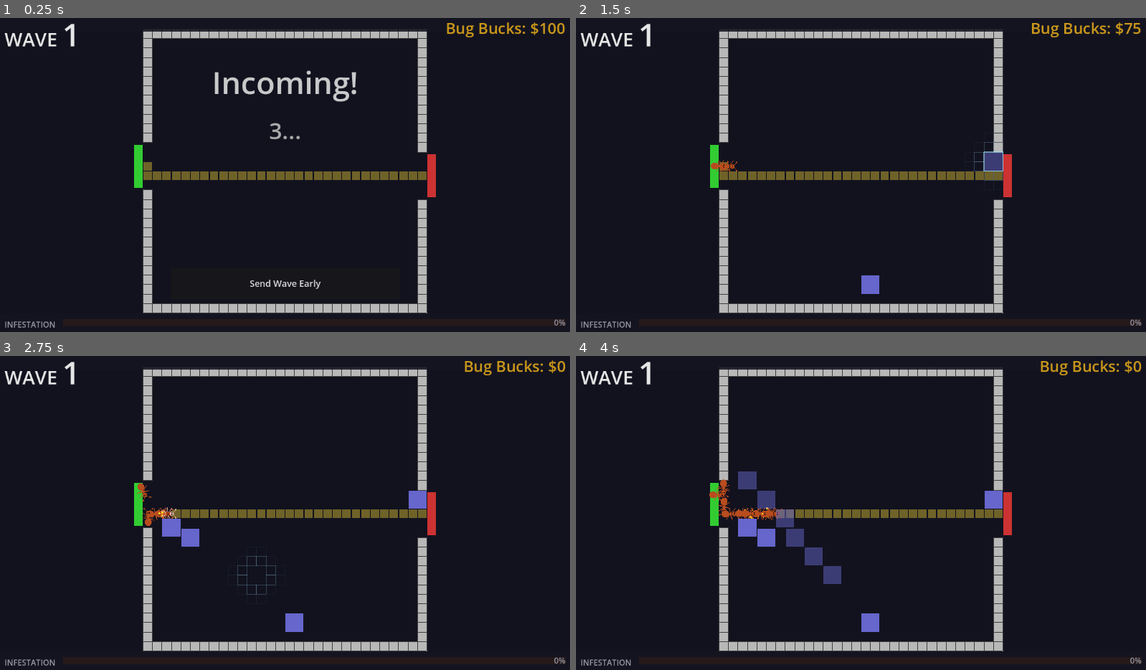
Above: before the commit, frames 1-4 (two rows, left to right).
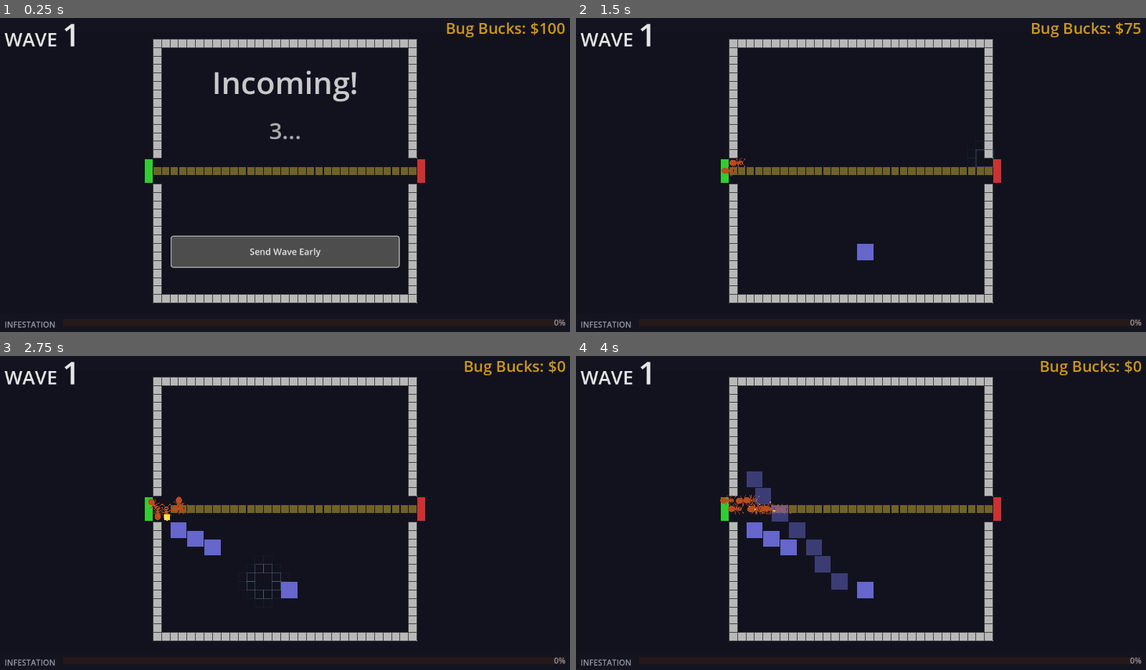
Above: after the commit, the same moments.

Repository: TimGoergen/critter-quitters
Game: Godot game, scene res://Main.tscn
Two runs of this game, one before a commit and one after it. Both use one fixed random seed, a clock stepped at 60 frames per second and the inputs below.
Inputs (mouse positions are in pixels of both pictures, inside the frame that each line leads up to):
- Up to frame 1 (0.25 s): no input
- Up to frame 2 (1.5 s): click "Send Wave Early" at 0.5 s; tap Enter at 1.25 s; move the mouse to (986, 156) at 1.27 s; click (986, 156) at 1.42 s
- Up to frame 3 (2.75 s): drag from (171, 525) to (256, 572) at 2.02 s
- Up to frame 4 (4 s): move the mouse to (918, 437) at 2.77 s; click (918, 437) at 2.92 s; drag from (832, 572) to (690, 459) at 3.52 s

The runs differ from the first frame. In frame 1, 17% of the frame differs, in the area x 23-77%, y 4-95%; in frame 2, 13%; in frame 3, 13%; in frame 4, 14%.

Commit message:
Pre-phase-3 aesthetic refinements: button styling, arena layout, camera fit
- Style Restart and Send Wave Early buttons: gray fill (~20% above panel bg),
  light gray border, hover/pressed states, rounded corners; both moved to
  vertical midpoint of the lower half of the screen (anchors 0.70–0.80)
- Resize arena from 30×30 to 31×31 so row 15 is the exact vertical centre
- Shrink entrance and exit gaps from 5 rows to 3 rows (rows 14–16), both
  aligned at the same row on opposite walls
- Dynamically fit the orthographic camera size to the viewport so the arena
  walls always clear the HUD strips at any window size

Co-Authored-By: Claude Sonnet 4.6 <noreply@anthropic.com>

Diff:
--- a/game/arena/Arena.gd
+++ b/game/arena/Arena.gd
@@ -38,6 +38,11 @@
 # Constants
 # ---------------------------------------------------------------------------
 
+# HUD strip heights in screen pixels — keep in sync with PANEL_H and
+# (BAR_H + MARGIN * 2) in HUD.gd so the camera size calculation stays accurate.
+const HUD_TOP_PX: float = 44.0
+const HUD_BOT_PX: float = 38.0
+
 # Phase 1 placeholder colours. These are replaced by ASCII billboards in Phase 3.
 const COLOR_ENTRANCE  := Color(0.20, 0.80, 0.20, 1.0)   # green
 const COLOR_EXIT      := Color(0.80, 0.20, 0.20, 1.0)   # red
@@ -116,34 +121,32 @@
 
 func _ready() -> void:
 	# Phase 1: entrance and exit are hardcoded for the prototype.
-	var entrance := Vector2i(0, 14)
-	var exit     := Vector2i(29, 15)
+	# Grid is 31×31 (odd) so row 15 is the exact vertical centre — both gaps
+	# land there, spanning rows 14–16 (3 rows each).
+	var entrance := Vector2i(0, 15)
+	var exit     := Vector2i(30, 15)
 
 	_spawn_cell   = Vector2i(entrance.x - 1, entrance.y)
 	_despawn_cell = Vector2i(exit.x + 1, exit.y)
 
-	# Five rows the enemy may enter from; gap is centred on the canonical row.
-	for i in range(5):
-		_entrance_rows.append(entrance.y - 2 + i)   # [12, 13, 14, 15, 16]
-
-	# Mark the centre entrance/exit cells first, then the four flanking cells.
+	# Three rows the enemy may enter from; gap is centred on the canonical row.
+	for i in range(3):
+		_entrance_rows.append(entrance.y - 1 + i)   # [14, 15, 16]
+
+	# Mark the centre entrance/exit cells first, then the one flanking cell on each side.
 	# Done before pathfinder.initialize() so cell_changed isn't connected yet
 	# and won't fire premature recalculations.
 	_grid.setup_run(entrance, exit)
-	_grid.set_cell(Vector2i(entrance.x, entrance.y - 2), Grid.CellState.ENTRANCE)
 	_grid.set_cell(Vector2i(entrance.x, entrance.y - 1), Grid.CellState.ENTRANCE)
 	_grid.set_cell(Vector2i(entrance.x, entrance.y + 1), Grid.CellState.ENTRANCE)
-	_grid.set_cell(Vector2i(entrance.x, entrance.y + 2), Grid.CellState.ENTRANCE)
-	_grid.set_cell(Vector2i(exit.x, exit.y - 2), Grid.CellState.EXIT)
 	_grid.set_cell(Vector2i(exit.x, exit.y - 1), Grid.CellState.EXIT)
 	_grid.set_cell(Vector2i(exit.x, exit.y + 1), Grid.CellState.EXIT)
-	_grid.set_cell(Vector2i(exit.x, exit.y + 2), Grid.CellState.EXIT)
 
 	# Mark all non-gap cells in the left and right border columns as WALL.
-	# The wall sits on the arena floor (columns 0 and 29); the gap rows are the
+	# The wall sits on the arena floor (columns 0 and 30); the gap rows are the
 	# only passable openings in those columns.
-	var ent_gap := [entrance.y - 2, entrance.y - 1, entrance.y, entrance.y + 1, entrance.y + 2]
-	var ex_gap  := [exit.y - 2, exit.y - 1, exit.y, exit.y + 1, exit.y + 2]
+	var ent_gap := [entrance.y - 1, entrance.y, entrance.y + 1]
+	var ex_gap  := [exit.y - 1, exit.y, exit.y + 1]
 	for row in range(Grid.GRID_SIZE):
 		if row not in ent_gap:
 			_grid.set_cell(Vector2i(entrance.x, row), Grid.CellState.WALL)
@@ -153,7 +156,7 @@
 	# Mark the top and bottom border rows (0 and GRID_SIZE-1) as WALL for all
 	# interior columns. Geometry placed outside the grid at z = ±15.5 consistently
 	# failed to render regardless of mesh type, so walls are placed on the outermost
-	# grid rows instead — symmetric with the left/right approach using columns 0/29.
+	# grid rows instead — symmetric with the left/right approach using columns 0/30.
 	# Columns 0 and GRID_SIZE-1 are already WALL from the column loop above.
 	for col in range(1, Grid.GRID_SIZE - 1):
 		_grid.set_cell(Vector2i(col, 0),                   Grid.CellState.WALL)
@@ -164,8 +167,8 @@
 	_pathfinder.path_updated.connect(_on_path_updated)
 
 	# Spawn one elongated marker covering all 3 rows for entrance and exit.
-	_spawn_zone_marker(_spawn_cell,   5, COLOR_ENTRANCE)
-	_spawn_zone_marker(_despawn_cell, 5, COLOR_EXIT)
+	_spawn_zone_marker(_spawn_cell,   3, COLOR_ENTRANCE)
+	_spawn_zone_marker(_despawn_cell, 3, COLOR_EXIT)
 
 	_setup_grid_highlight()
 	_init_path_marker_pool()
@@ -174,6 +177,12 @@
 	_pathfinder.recalculate()
 	add_child(HUD.new())
 	GameState.wave_skip_requested.connect(_on_wave_skip_requested)
+
+	# Size the camera to fit the arena inside the non-HUD portion of the screen,
+	# and re-fit whenever the window is resized.
+	_fit_camera_to_grid()
+	get_viewport().size_changed.connect(_fit_camera_to_grid)
+
 	_start_wave()
 
 
@@ -388,7 +397,7 @@
 	if open_ent.is_empty():
 		return false
 
-	var ex_rows := [GameState.exit_cell.y - 2, GameState.exit_cell.y - 1, GameState.exit_cell.y, GameState.exit_cell.y + 1, GameState.exit_cell.y + 2]
+	var ex_rows := [GameState.exit_cell.y - 1, GameState.exit_cell.y, GameState.exit_cell.y + 1]
 	var open_ex: Array[Vector2i] = []
 	for row in ex_rows:
 		var c := Vector2i(ex_x, row)
@@ -606,7 +615,7 @@
 	var exit_x := GameState.exit_cell.x
 	var exit_y := GameState.exit_cell.y
 	var shortest: Array[Vector2i] = []
-	for row in [exit_y - 2, exit_y - 1, exit_y, exit_y + 1, exit_y + 2]:
+	for row in [exit_y - 1, exit_y, exit_y + 1]:
 		var path := _pathfinder.find_path_from(start, Vector2i(exit_x, row))
 		if path.is_empty():
 			continue
@@ -670,8 +679,8 @@
 
 
 
-## Returns true when a cell is within the arena, defined as the 30x30 floor
-## plus the 1-cell-wide wall border surrounding it (x: -1..30, y: -1..30).
+## Returns true when a cell is within the arena, defined as the 31x31 floor
+## plus the 1-cell-wide wall border surrounding it (x: -1..31, y: -1..31).
 ## Cells beyond that boundary are outside the arena entirely.
 func _is_in_arena(cell: Vector2i) -> bool:
 	return cell.x >= -1 and cell.x <= Grid.GRID_SIZE \
@@ -790,9 +799,9 @@
 ## Draws the arena border as 1-cell-wide light gray slabs with dark gray cell
 ## border lines, giving a stone-block appearance.
 ##
-## All four walls sit on the outermost rows/columns of the 30×30 grid:
-##   Top/bottom — rows 0 and 29 (z = ±14.5)
-##   Left/right — columns 0 and 29 (x = ±14.5, with entrance/exit gaps)
+## All four walls sit on the outermost rows/columns of the 31×31 grid:
+##   Top/bottom — rows 0 and 30 (z = ±15.0)
+##   Left/right — columns 0 and 30 (x = ±15.0, with entrance/exit gaps)
 ##
 ## Placing geometry outside the grid boundary (z = ±15.5) consistently failed
 ## to render regardless of mesh type across multiple attempts. Using the
@@ -801,25 +810,25 @@
 	var half := (Grid.GRID_SIZE * Grid.CELL_SIZE) / 2.0
 	var cs   := Grid.CELL_SIZE
 
-	var ent_top := (GameState.entrance_cell.y - 2) * cs - half
-	var ent_bot := (GameState.entrance_cell.y + 3) * cs - half
-	var ex_top  := (GameState.exit_cell.y - 2) * cs - half
-	var ex_bot  := (GameState.exit_cell.y  + 3) * cs - half
+	var ent_top := (GameState.entrance_cell.y - 1) * cs - half
+	var ent_bot := (GameState.entrance_cell.y + 2) * cs - half
+	var ex_top  := (GameState.exit_cell.y - 1) * cs - half
+	var ex_bot  := (GameState.exit_cell.y  + 2) * cs - half
 
 	# --- Fill slabs ---
-	# Top row (row 0) and bottom row (row 29) — full grid width
+	# Top row (row 0) and bottom row (row 30) — full grid width
 	var grid_w := Grid.GRID_SIZE * cs
 	_spawn_wall_slab(Vector3(0.0, 0.0, -half + cs * 0.5), Vector2(grid_w, cs))
 	_spawn_wall_slab(Vector3(0.0, 0.0,  half - cs * 0.5), Vector2(grid_w, cs))
 
 	# Left column (column 0) above and below the entrance gap.
-	# Heights exclude rows 0 and 29, which belong exclusively to the top/bottom slabs.
+	# Heights exclude rows 0 and 30, which belong exclusively to the top/bottom slabs.
 	var lup  := ent_top - (-half + cs)
 	var lbot := (half - cs) - ent_bot
 	if lup  > 0.0: _spawn_wall_slab(Vector3(-half + cs * 0.5, 0.0, (-half + cs) + lup  * 0.5), Vector2(cs, lup))
 	if lbot > 0.0: _spawn_wall_slab(Vector3(-half + cs * 0.5, 0.0,  ent_bot      + lbot * 0.5), Vector2(cs, lbot))
 
-	# Right column (column 29) above and below the exit gap.
+	# Right column (column 30) above and below the exit gap.
 	var rup  := ex_top - (-half + cs)
 	var rbot := (half - cs) - ex_bot
 	if rup  > 0.0: _spawn_wall_slab(Vector3( half - cs * 0.5, 0.0, (-half + cs) + rup  * 0.5), Vector2(cs, rup))
@@ -937,6 +946,23 @@
 	return cells
 
 
+## Adjusts the orthographic camera size so the full arena fits within the
+## portion of the screen not covered by the HUD strips.
+##
+## With KEEP_HEIGHT (Godot default), camera.size = total vertical world coverage.
+## The HUD panels consume HUD_TOP_PX + HUD_BOT_PX pixels, so the remaining
+## usable_px pixels must contain the entire arena height in world units.
+## Scaling size = arena_h * (screen_h / usable_px) achieves this exactly.
+func _fit_camera_to_grid() -> void:
+	var screen_h := get_viewport().get_visible_rect().size.y
+	var usable   := screen_h - HUD_TOP_PX - HUD_BOT_PX
+	if usable <= 0.0:
+		return
+	var arena_h := Grid.GRID_SIZE * Grid.CELL_SIZE
+	var margin  := 2.0   # 1 world unit of clear space above and below the arena
+	_camera.size = (arena_h + margin) * (screen_h / usable)
+
+
 ## Creates a MeshInstance3D with a BoxMesh of the given size and colour.
 ## Materials are UNSHADED so the scene requires no light sources.
 func _make_box_mesh_instance(size: Vector3, color: Color) -> MeshInstance3D:
--- a/game/arena/Grid.gd
+++ b/game/arena/Grid.gd
@@ -1,5 +1,5 @@
 ## Grid.gd
-## Represents the 14x14 arena grid.
+## Represents the 31x31 arena grid.
 ##
 ## Owns the state of every cell — what occupies it and whether it can be
 ## traversed by pests or built on by the player. Grid state is the single
@@ -20,7 +20,9 @@
 
 ## The number of cells along each side of the square grid.
 ## Subject to change via playtesting — adjust here and everything scales.
-const GRID_SIZE: int = 30
+## 31 is intentionally odd so row 15 is the exact centre — entrance and exit
+## both land there with a 3-row gap (rows 14–16).
+const GRID_SIZE: int = 31
 
 ## World-space size of one grid cell in metres.
 ## Changing this scales the entire arena uniformly.
--- a/game/ui/HUD.gd
+++ b/game/ui/HUD.gd
@@ -13,6 +13,13 @@
 const COLOR_COUNTDOWN   := Color(0.85, 0.85, 0.85, 0.92)
 const COLOR_INFESTED    := Color(0.85, 0.10, 0.10, 1.0)
 const COLOR_OVERLAY_BG  := Color(0.04, 0.02, 0.02, 0.82)
+
+# Button style: base gray is the panel bg (~0.10); 20% lighter puts the fill at ~0.30.
+# The border is light gray to make the button stand out against the dark overlay.
+const COLOR_BTN_NORMAL  := Color(0.30, 0.30, 0.30, 1.0)
+const COLOR_BTN_HOVER   := Color(0.38, 0.38, 0.38, 1.0)
+const COLOR_BTN_PRESSED := Color(0.22, 0.22, 0.22, 1.0)
+const COLOR_BTN_BORDER  := Color(0.68, 0.68, 0.68, 1.0)
 
 const PANEL_H: float = 44.0
 const BAR_H:   float = 14.0
@@ -159,15 +166,17 @@
 	_countdown_number_label.visible = false
 	add_child(_countdown_number_label)
 
-	# "Send Wave Early" button — bottom-centre of the screen, hidden during waves.
+	# "Send Wave Early" button — centred in the lower half of the screen (midpoint at y=0.75),
+	# hidden during waves.
 	_send_wave_btn                = Button.new()
 	_send_wave_btn.text           = "Send Wave Early"
 	_send_wave_btn.anchor_left    = 0.30
 	_send_wave_btn.anchor_right   = 0.70
-	_send_wave_btn.anchor_top     = 0.80
-	_send_wave_btn.anchor_bottom  = 0.90
+	_send_wave_btn.anchor_top     = 0.70
+	_send_wave_btn.anchor_bottom  = 0.80
 	_send_wave_btn.add_theme_font_size_override("font_size", 18)
 	_send_wave_btn.visible        = false
+	_apply_button_style(_send_wave_btn)
 	_send_wave_btn.pressed.connect(_on_send_wave_pressed)
 	add_child(_send_wave_btn)
 
@@ -202,10 +211,11 @@
 	btn.text                 = "Restart"
 	btn.anchor_left          = 0.30
 	btn.anchor_right         = 0.70
-	btn.anchor_top           = 0.80
-	btn.anchor_bottom        = 0.90
+	btn.anchor_top           = 0.70
+	btn.anchor_bottom        = 0.80
 	btn.add_theme_font_size_override("font_size", 28)
 	btn.process_mode         = Node.PROCESS_MODE_ALWAYS
+	_apply_button_style(btn)
 	btn.pressed.connect(_on_restart_pressed)
 	_run_over_overlay.add_child(btn)
 
@@ -262,6 +272,21 @@
 	get_tree().reload_current_scene()
 
 
+func _apply_button_style(btn: Button) -> void:
+	for state in [["normal", COLOR_BTN_NORMAL], ["hover", COLOR_BTN_HOVER], ["pressed", COLOR_BTN_PRESSED]]:
+		var box := StyleBoxFlat.new()
+		box.bg_color           = state[1]
+		box.border_color       = COLOR_BTN_BORDER
+		box.set_border_width_all(2)
+		box.set_corner_radius_all(5)
+		box.content_margin_left   = 12.0
+		box.content_margin_right  = 12.0
+		box.content_margin_top    = 6.0
+		box.content_margin_bottom = 6.0
+		btn.add_theme_stylebox_override(state[0], box)
+	btn.add_theme_color_override("font_color", COLOR_TEXT)
+
+
 func _make_label(text: String, pos: Vector2, container_h: float) -> Label:
 	var lbl := Label.new()
 	lbl.text     = text
